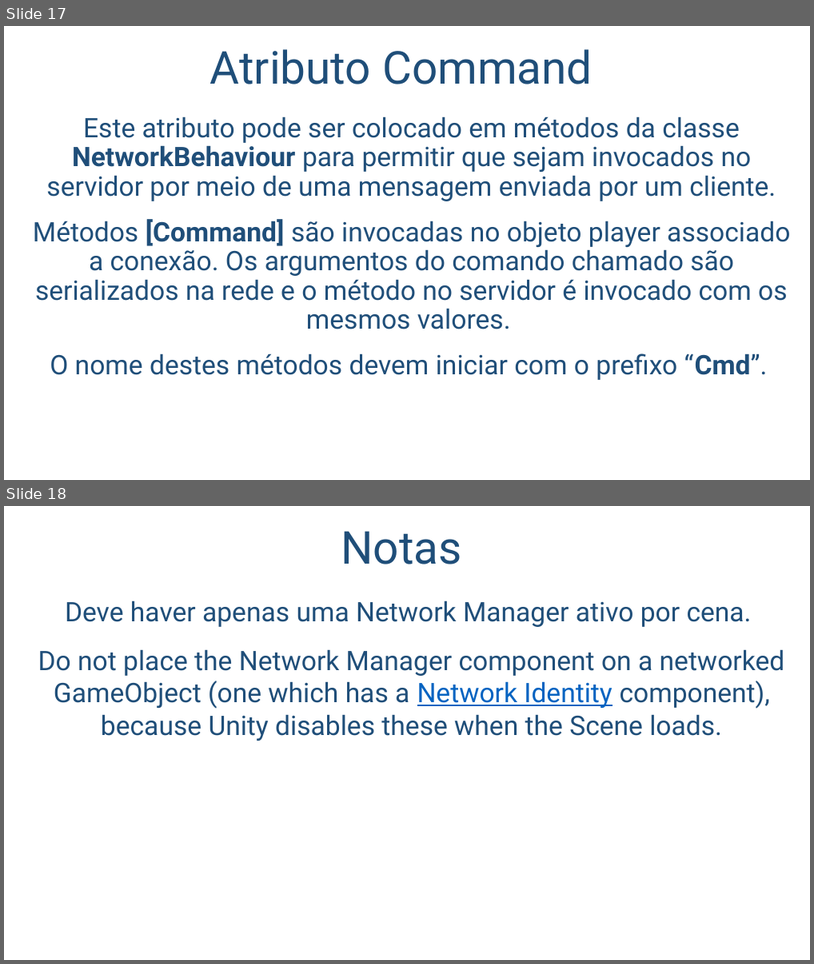
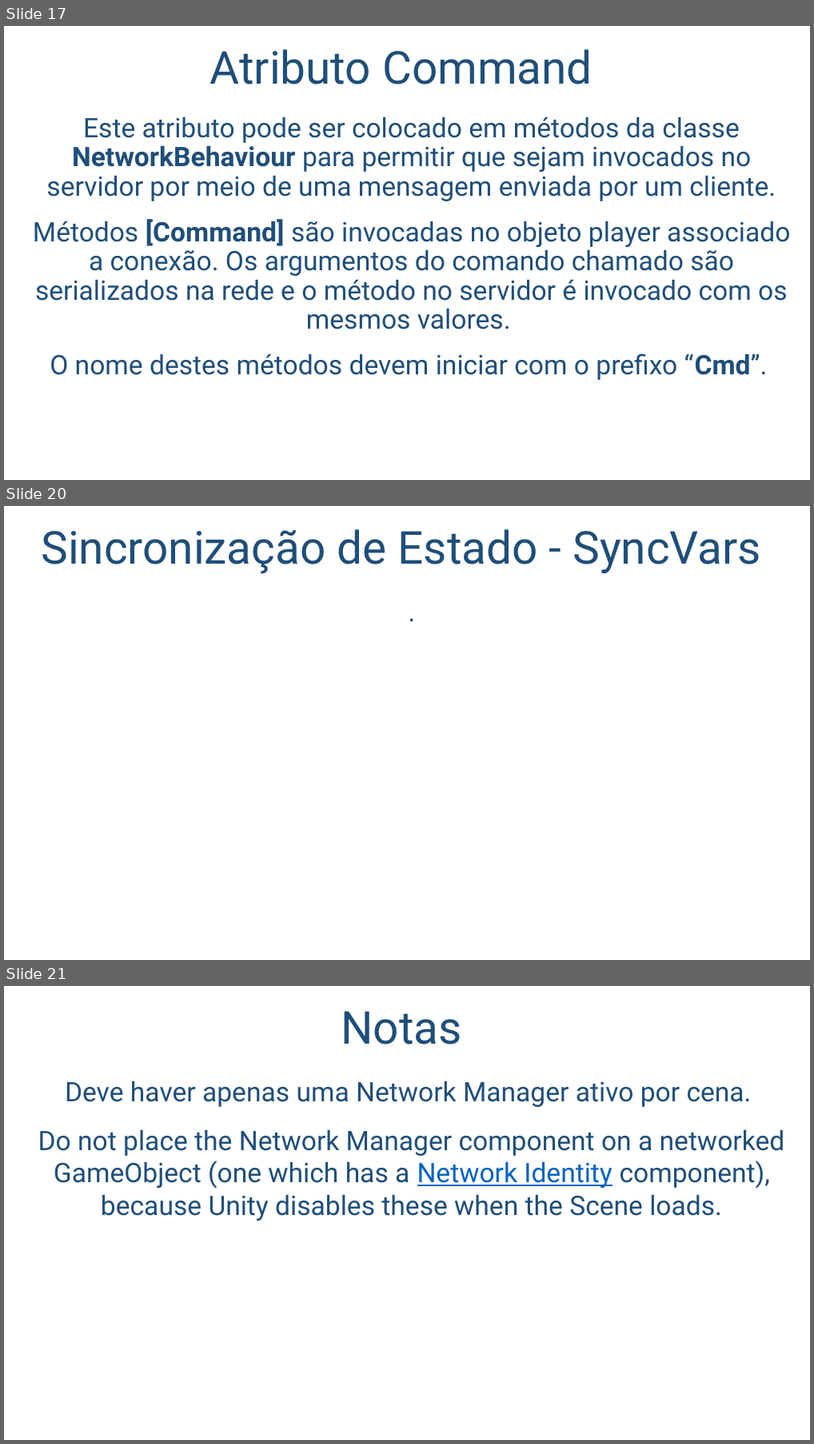
Before and after one commit to salmo-jr/public-slides, a slide deck: unity-multiplayer.pptx. Shown one above the other, each under a label of ours: slides 17 and 18 before the commit, slides 17, 20 and 21 after it; the slides between them are not shown. The pictures are 814x964 and 814x1444 pixels, drawn with LibreOffice and Linux fonts; fonts in the diff are those of the drawing; background and template pictures are left out. Boxes give left, top, right and bottom in pixels: in the first picture for what was removed or moved away, otherwise in the second. Text is boxed around its words. In the diff, an @@ line names an element or a change of style, - is before the commit and + after.

Commit message:
adição de slides sobre SyncVars

```diff
--- a/unity-multiplayer.pptx
+++ b/unity-multiplayer.pptx
@@ slide 20 added at (4,506,810,960), background picture (left out) @@
@@ title added at (41,529,761,574), 54 pt, text #1F4E79 @@
+Sincronização de Estado - SyncVars
@@ text added at (25,592,799,880), 32 pt, text #1F4E79 @@
+.
@@ what was slide 18 is now slide 21 @@
```
Also in this commit, not shown: 1 slide changed, 2 other slides added.
